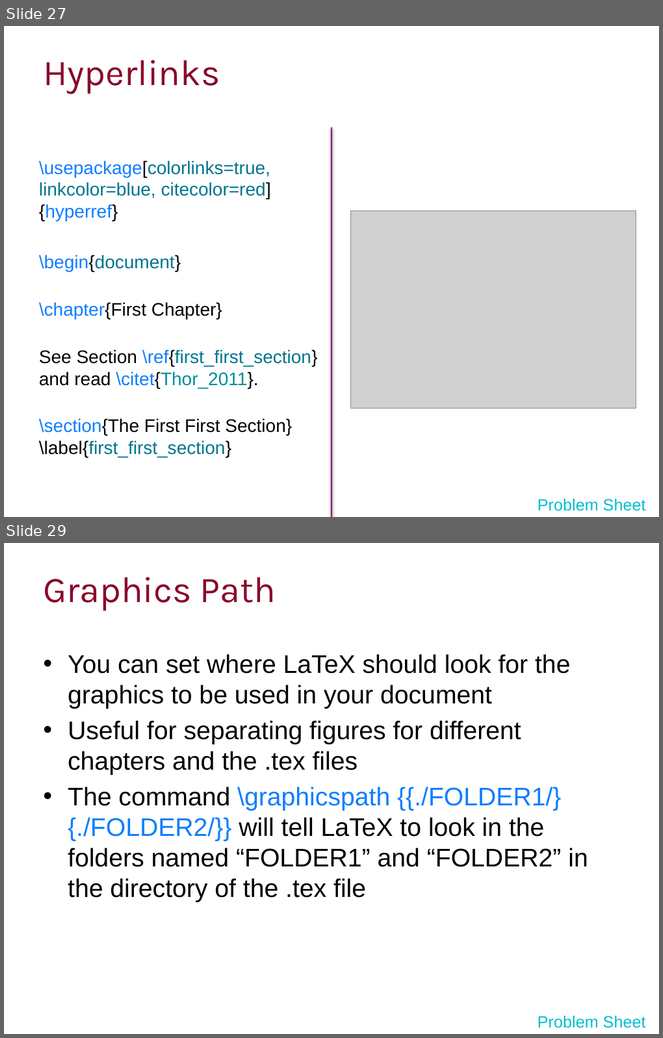
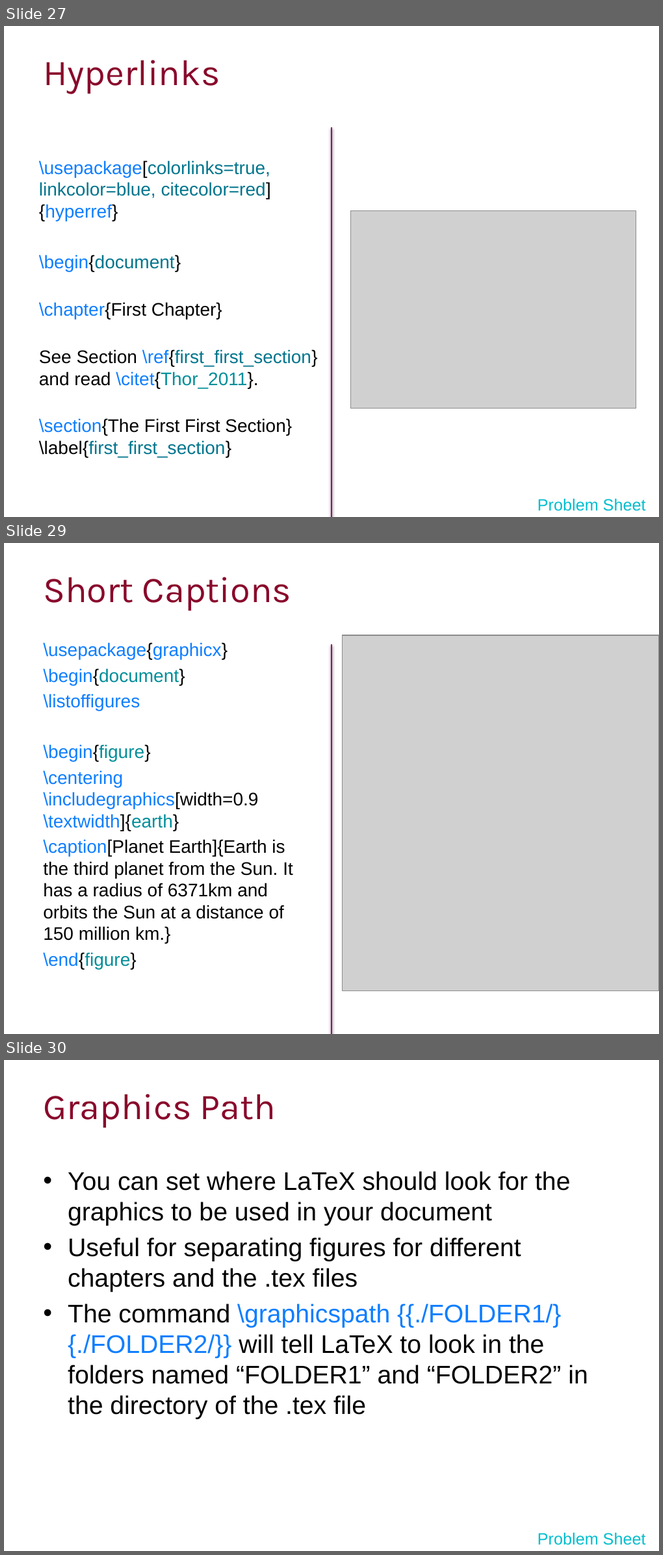
Before and after one commit to ImperialCollegeLondon/RCDS-writing-theses-in-latex, a slide deck: Writing Theses in Latex Slides.pptx. Shown one above the other, each under a label of ours: slides 27 and 29 before the commit, slides 27, 29 and 30 after it; the slides between them are not shown. The pictures are 663x1038 and 663x1555 pixels, drawn with LibreOffice and Linux fonts; fonts in the diff are those of the drawing; grey boxes stand for pictures; background and template pictures are left out. Boxes give left, top, right and bottom in pixels: in the first picture for what was removed or moved away, otherwise in the second. Text is boxed around its words. In the diff, an @@ line names an element or a change of style, - is before the commit and + after.

Commit message:
Added short captions

```diff
--- a/Writing Theses in Latex Slides.pptx
+++ b/Writing Theses in Latex Slides.pptx
@@ slide 29 added at bbox=[4, 543, 659, 1034], background #FFFFFF @@
@@ title added at bbox=[43, 577, 291, 611], 40 pt, text #89092B @@
+Short Captions
@@ picture added at bbox=[342, 635, 659, 991] @@
@@ text added at bbox=[43, 642, 293, 969], 20 pt, text #000000 @@
+\usepackage{graphicx}
+\begin{document}
+\listoffigures
+\begin{figure}
+\centering \includegraphics[width=0.9 \textwidth]{earth}
+\caption[Planet Earth]{Earth is the third planet from the Sun. It has a radius of 6371km and orbits the Sun at a distance of 150 million km.}
+\end{figure}
@@ line added from (332, 644) to (332, 1034), #960078 2 pt @@
@@ what was slide 29 is now slide 30 @@
```
Also in this commit, not shown: 1 slide changed, 2 other files.
